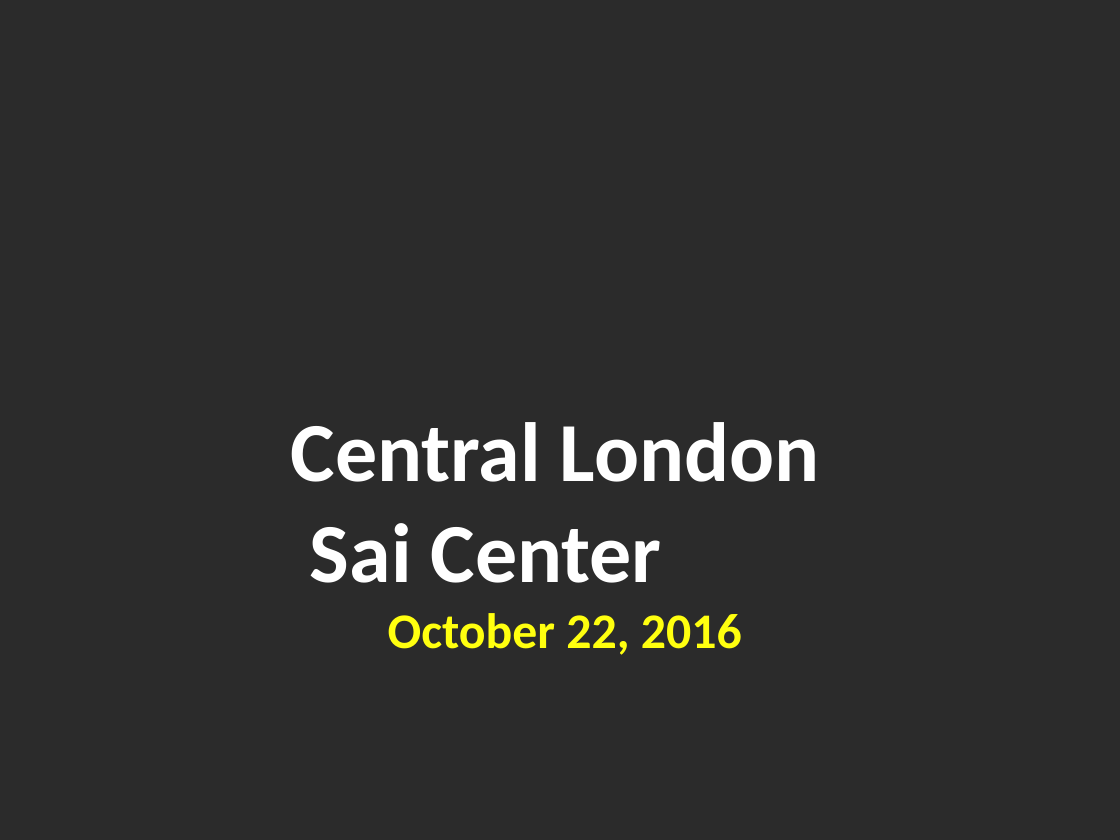
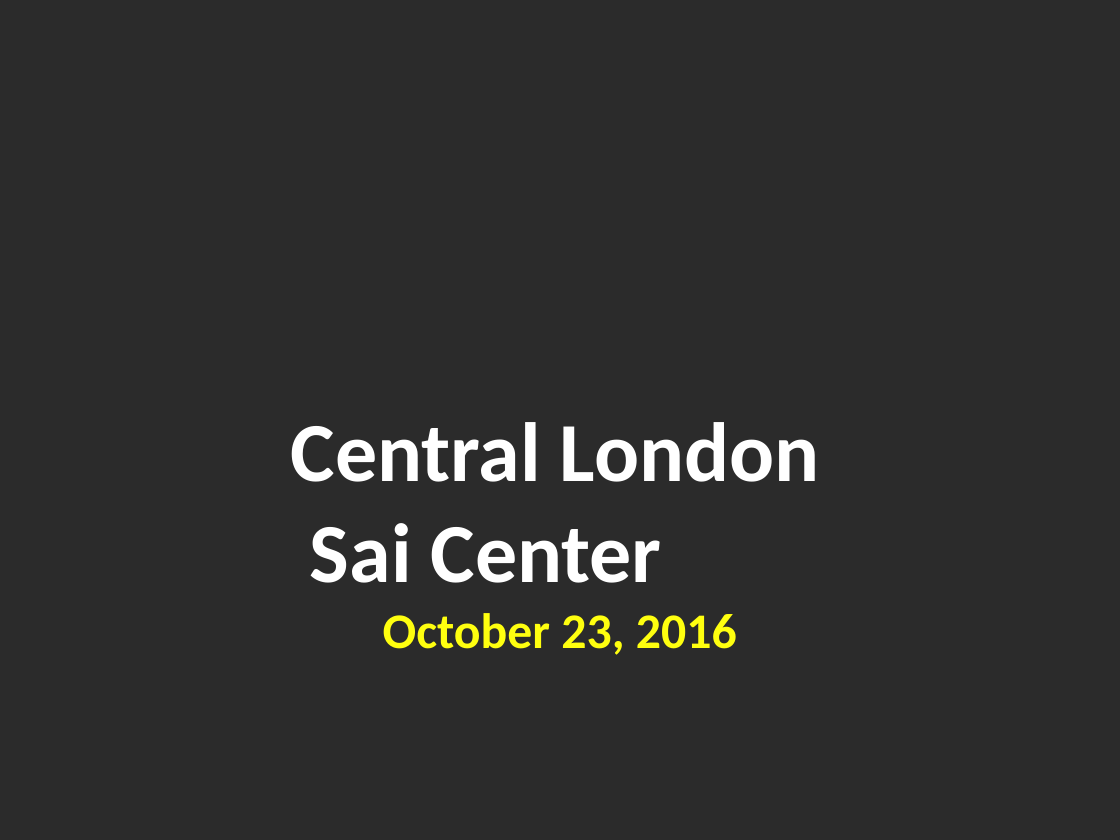
Before and after one commit to riteshreddyr/bhajanpresentationmaker, a slide deck: slide 1 of generated_ppts/bhajans.pptx. Drawn at 1120x840 pixels with LibreOffice and Linux fonts; fonts in the diff are those of the drawing; background and template pictures are left out; a plain dark background stands for a picture behind light text. Boxes give left, top, right and bottom in pixels: in the first picture for what was removed or moved away, otherwise in the second. Text is boxed around its words. In the diff, an @@ line names an element or a change of style, - is before the commit and + after.

```diff
--- a/generated_ppts/bhajans.pptx
+++ b/generated_ppts/bhajans.pptx
@@ text at <box>291,422,819,655</box>: text changed @@
-Central London
-Sai Center
-October 22, 2016
+Central London
+Sai Center
+October 23, 2016
```
Also in this commit, not shown: 2 slides added, 1 slide removed, 1 other file.
